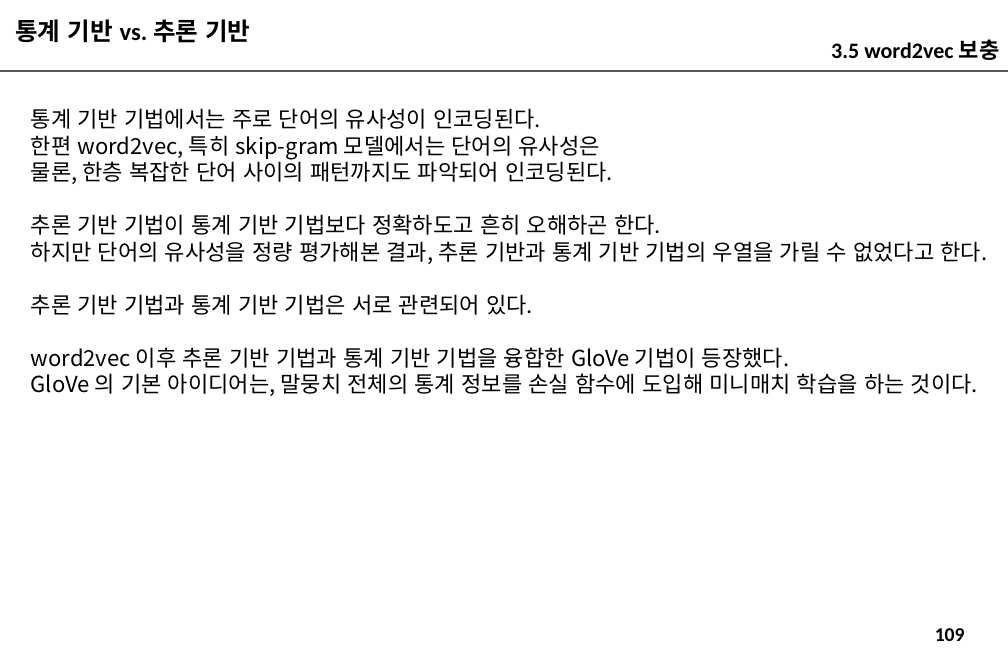
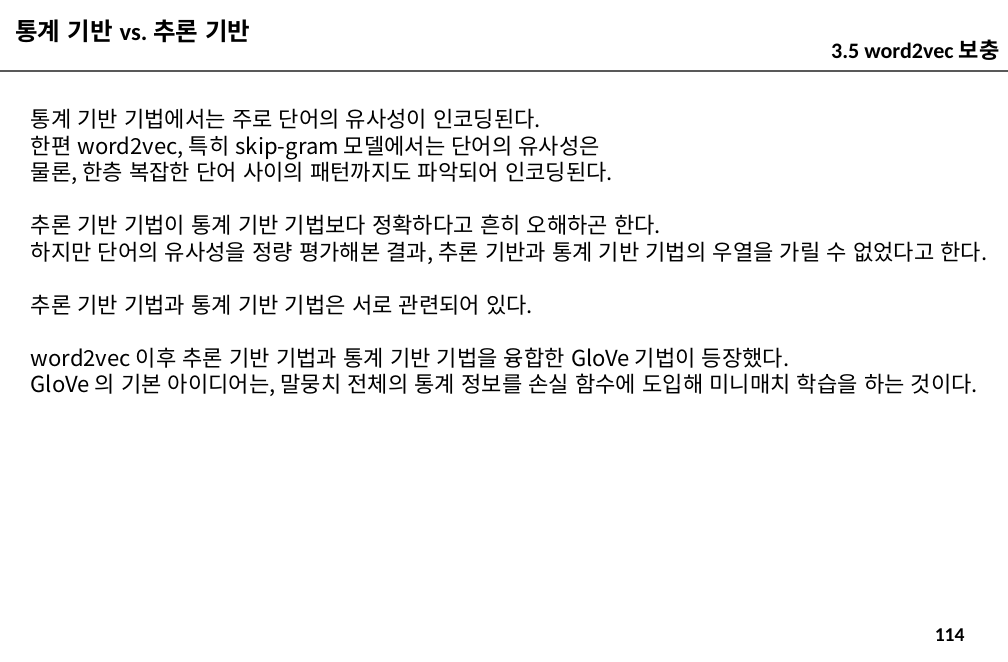
Before and after one commit to imguru-mooc/nlp_week, a slide deck: slide 114 of 인공지능_자연어처리_2_판서.pptx (slide 109 before the commit). Drawn at 1008x662 pixels with LibreOffice and Linux fonts; fonts in the diff are those of the drawing. Boxes give left, top, right and bottom in pixels: in the first picture for what was removed or moved away, otherwise in the second. Text is boxed around its words. In the diff, an @@ line names an element or a change of style, - is before the commit and + after.

```diff
--- a/인공지능_자연어처리_2_판서.pptx
+++ b/인공지능_자연어처리_2_판서.pptx
@@ text at (31, 214, 661, 235): text changed @@
-추론 기반 기법이 통계 기반 기법보다 정확하도고 흔히 오해하곤 한다.
+추론 기반 기법이 통계 기반 기법보다 정확하다고 흔히 오해하곤 한다.
@@ page number at (935, 628, 965, 641): text changed @@
-109
+114
```
Also in this commit, not shown: 19 other slides changed, 10 slides added.
